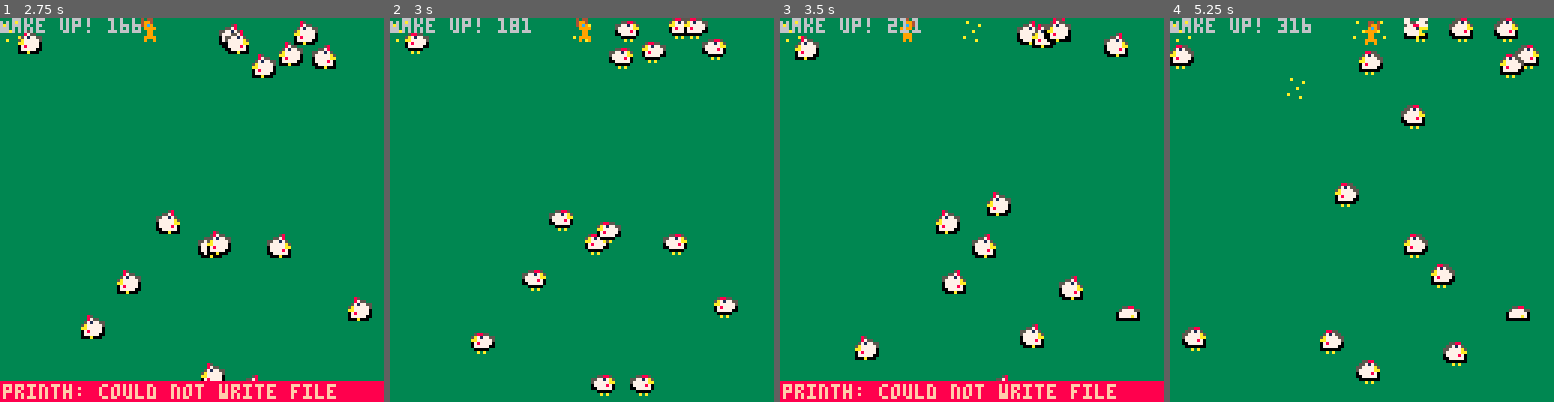
Above: before the commit, frames 1-4 (left to right).
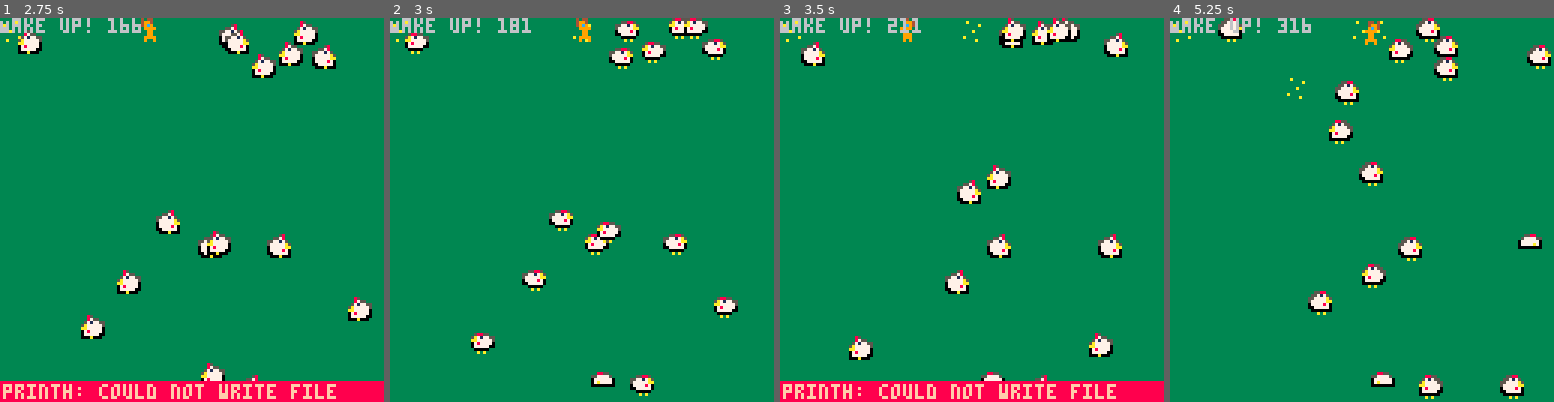
Above: after the commit, the same moments.

Repository: laurent-indermuehle/pico8-dreamfox
Game: PICO-8 cartridge cart.p8
Two runs of this game, one before a commit and one after it. Both use one fixed random seed, a clock stepped at 60 frames per second and the inputs below.
Inputs:
- Up to frame 1 (2.75 s): tap X (X key) at 0.33, 1.07, 1.85 s; tap O (Z key) at 0.7, 1.7, 2.1, 2.5 s; hold Right 1.6-2.1 s; hold Up 2.15-2.42 s; hold Right from 2.47 s (still down)
- Up to frame 2 (3 s): keep holding Right; tap O (Z key) at 2.9 s; tap X (X key) at 2.97 s
- Up to frame 3 (3.5 s): release Right at 3.03 s; hold Left from 3.08 s (still down); tap O (Z key) at 3.3 s
- Up to frame 4 (5.25 s): release Left at 3.58 s; hold Down 3.63-3.97 s; tap O (Z key) every 0.4 s from 3.7 to 4.9 s; hold Right 4.02-4.68 s; tap X (X key) at 4.08, 5.2 s; hold Up 4.73-5.03 s; hold Left from 5.08 s (still down)

Frame 1 is identical in both runs. In frame 2, 0.2% of the frame differs, in the area x 52-59%, y 92-99%; in frame 3, 5.2%; in frame 4, 8.9%, in the area x 0-100%, y 0-100%.

Commit message:
Lower upper limit before sleep

Diff:
--- a/main.lua
+++ b/main.lua
@@ -6,7 +6,7 @@
 	h = 128
 	enemies_count = 16
 	enemy_min_before_asleep = 100
-	enemy_max_before_asleep = 2000
+	enemy_max_before_asleep = 1000
 	drop_food_min_interv = 60
 	foods = {}
 	day = {
